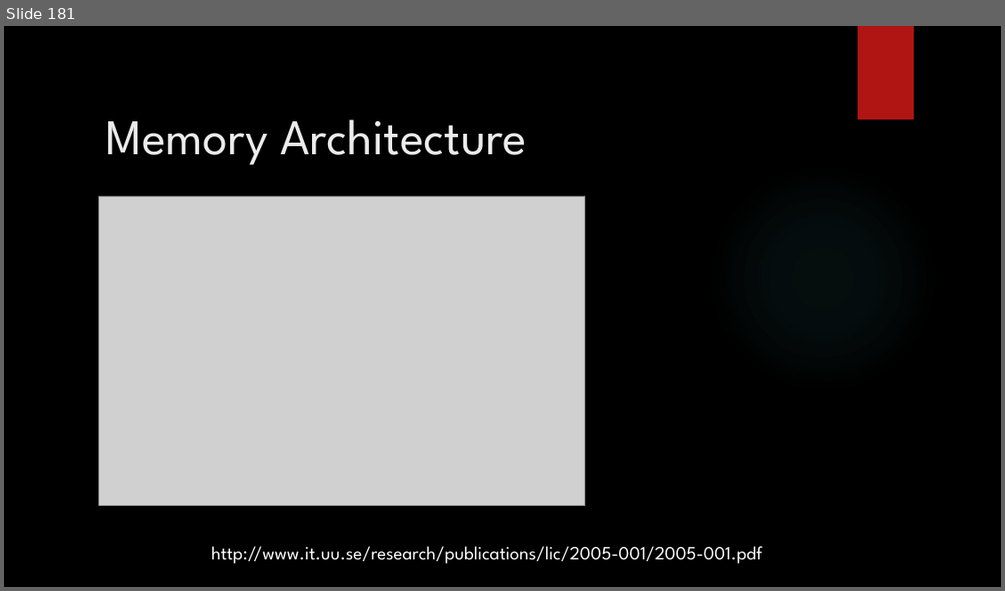
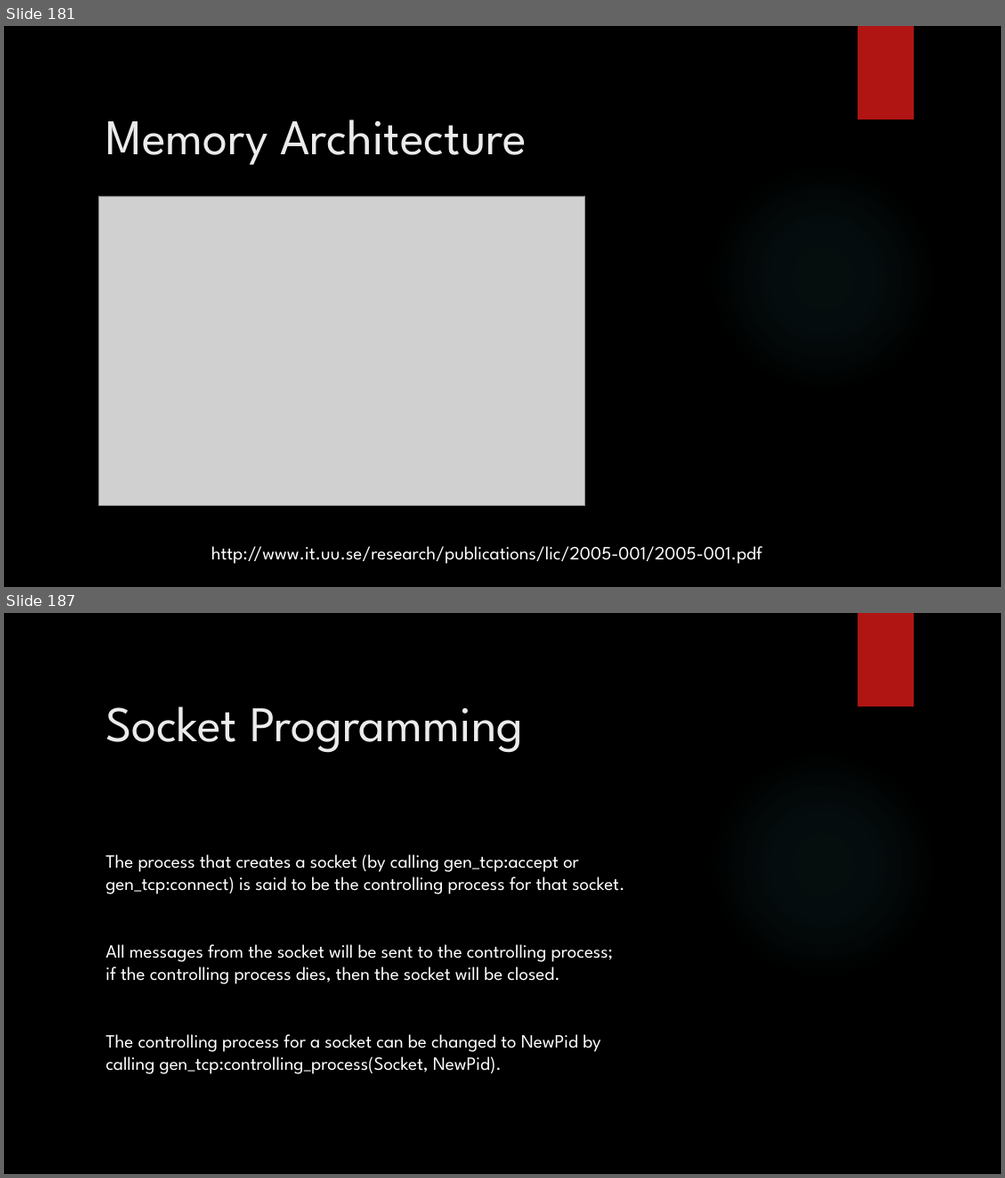
Before and after one commit to amadupu/ErlangTraining, a slide deck: ErlangTraining.pptx. Shown one above the other, each under a label of ours: slide 181 before the commit, slides 181 and 187 after it; the slides between them are not shown. The pictures are 1005x591 and 1005x1178 pixels, drawn with LibreOffice and Linux fonts; fonts in the diff are those of the drawing; grey boxes stand for pictures; background and template pictures are left out. Boxes give left, top, right and bottom in pixels: in the first picture for what was removed or moved away, otherwise in the second. Text is boxed around its words. In the diff, an @@ line names an element or a change of style, - is before the commit and + after.

```diff
--- a/ErlangTraining.pptx
+++ b/ErlangTraining.pptx
@@ slide 187 added at (4, 613, 1001, 1174), background picture (left out); not listed: 2 template elements that a slide beside it also shows @@
@@ title added at (105, 706, 523, 753), 48 pt, text #EBEBEB @@
+Socket Programming
@@ text added at (105, 854, 624, 1074), 18 pt, text #FFFFFF @@
+The process that creates a socket (by calling gen_tcp:accept or
+gen_tcp:connect) is said to be the controlling process for that socket.
+All messages from the socket will be sent to the controlling process;
+if the controlling process dies, then the socket will be closed.
+The controlling process for a socket can be changed to NewPid by
+calling gen_tcp:controlling_process(Socket, NewPid).
```
Also in this commit, not shown: 68 other slides added.
